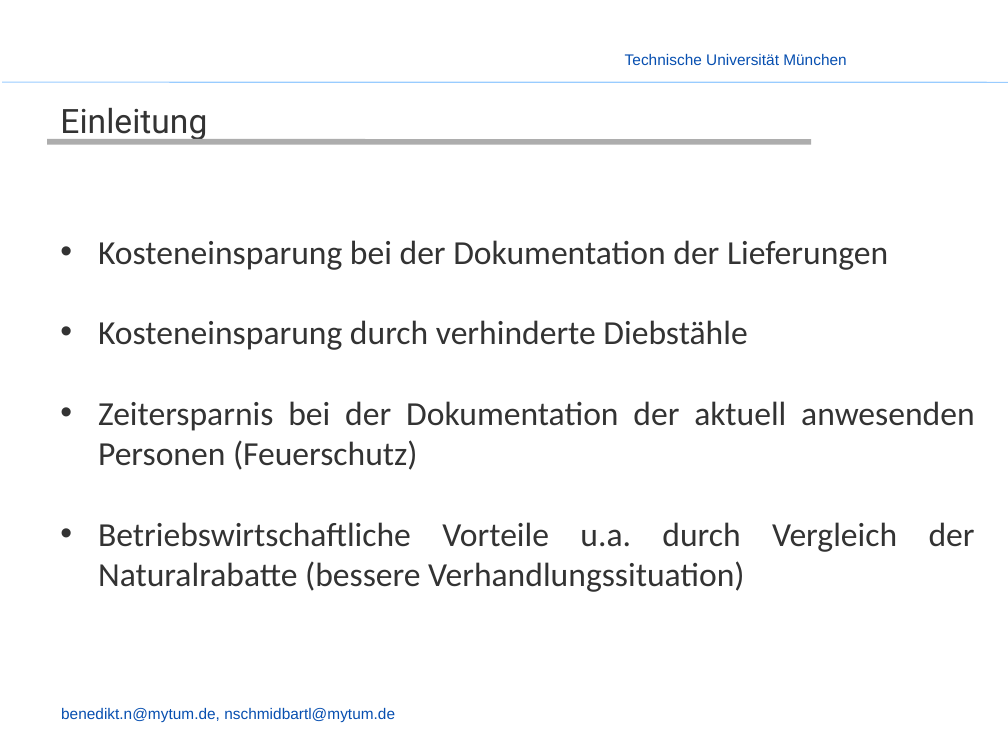
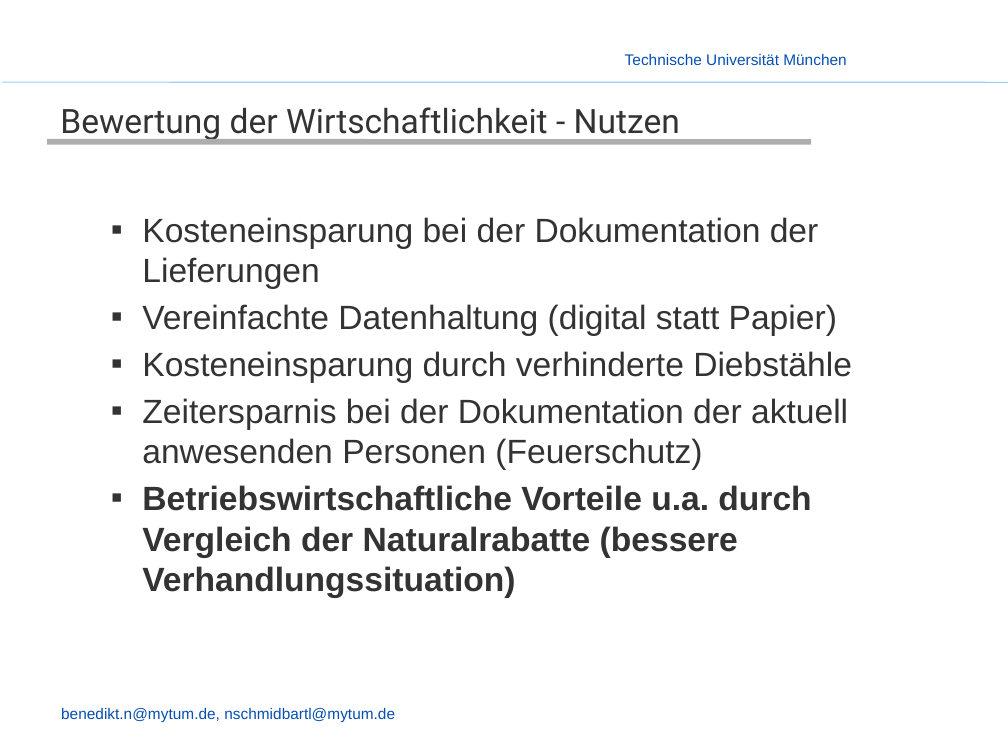
Before and after one commit to enjayes/logistikapp, a slide deck: slide 9 of Präsentation/Presentation - Nobbi.pptx (slide 10 before the commit). Drawn at 1008x756 pixels with LibreOffice and Linux fonts; fonts in the diff are those of the drawing; background and template pictures are left out. Boxes give left, top, right and bottom in pixels: in the first picture for what was removed or moved away, otherwise in the second. Text is boxed around its words. In the diff, an @@ line names an element or a change of style, - is before the commit and + after.

Commit message:
p 6

```diff
--- a/Präsentation/Presentation - Nobbi.pptx
+++ b/Präsentation/Presentation - Nobbi.pptx
@@ title at [60,107,680,141]: text changed @@
-Einleitung
+Bewertung der Wirtschaftlichkeit - Nutzen
@@ text "Kosteneinsparung bei der Dokumentation der ...": place and size @@
-text "Kosteneinsparung bei der Dokumentation der ..." at [98,240,975,592]
+text "Kosteneinsparung bei der Dokumentation der ..." at [142,217,852,598]
@@ text at [142,217,852,598]: font Calibri to Arial in "Kosteneinsparung bei der Dokumentation der Lieferungen", "Kosteneinsparung durch verhinderte Diebstähle", "Zeitersparnis bei der Dokumentation der aktuell anwesenden ...", "Betriebswirtschaftliche Vorteile u.a. durch Vergleich der Na ..."; bold on in "Betriebswirtschaftliche Vorteile u.a. durch Vergleich der Na ..."; alignment justified to left; bullet • to ▪; list level 1 to 2 in "Kosteneinsparung bei der Dokumentation der ..."; list level 1 to 2 in "Kosteneinsparung durch verhinderte Diebstähle"; list level 1 to 2 in "Zeitersparnis bei der Dokumentation der ..."; list level 1 to 2 in "Betriebswirtschaftliche Vorteile u.a. durch Vergleich ..." @@
@@ text at [142,304,837,336]: paragraph added @@
+  ▪ Vereinfachte Datenhaltung (digital statt Papier)
```
Also in this commit, not shown: 2 other slides changed, 6 slides added, 2 slides removed.
